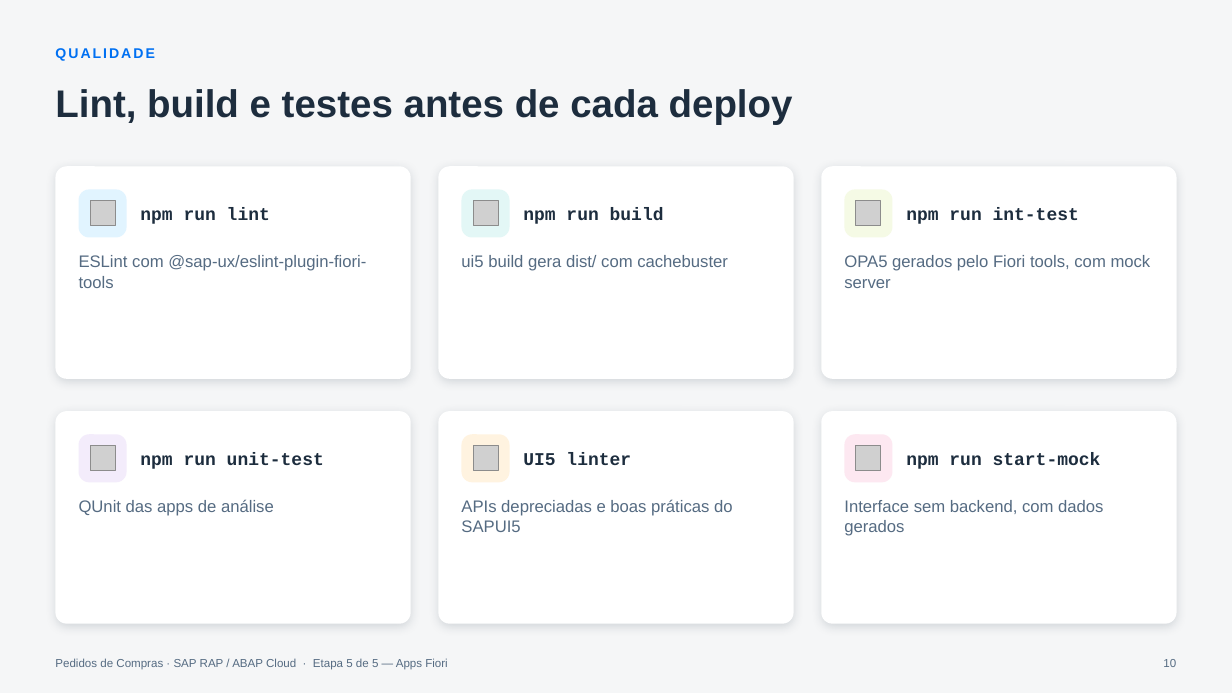
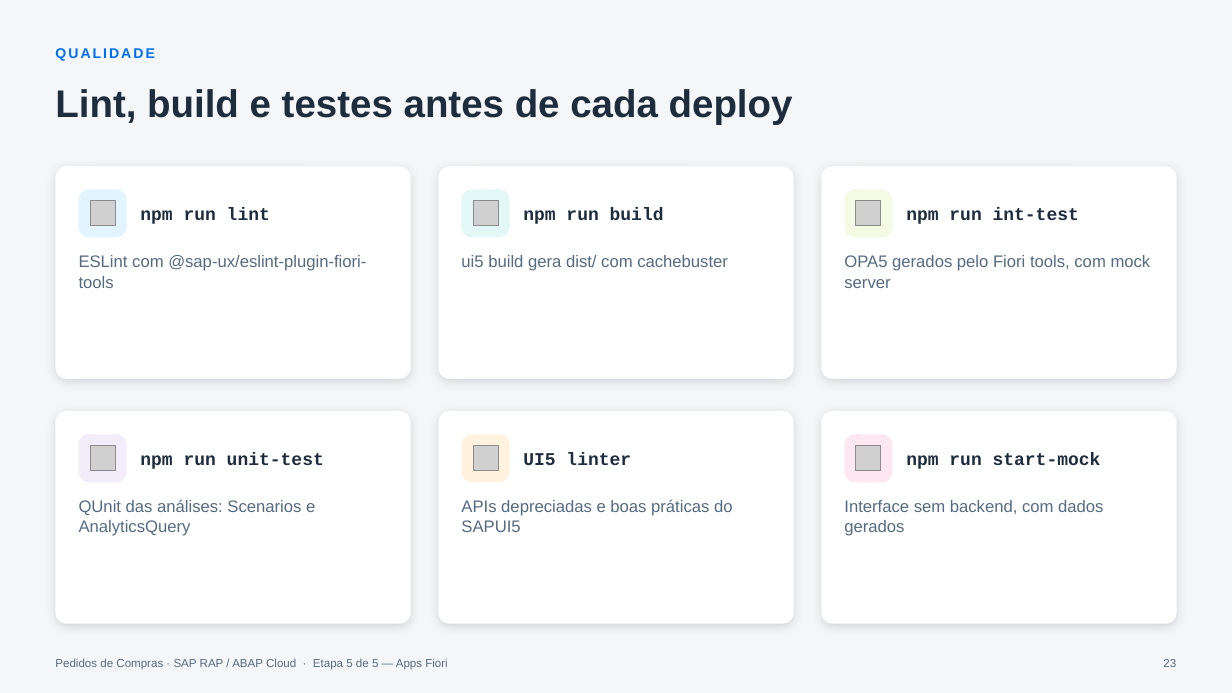
Before and after one commit to AdrianoBispo/sap-abap-rap-pedidos-de-compras-app, a slide deck: slide 23 of docs/apresentacoes/05-apps-fiori.pptx (slide 10 before the commit). Drawn at 1232x693 pixels with LibreOffice and Linux fonts; fonts in the diff are those of the drawing; grey boxes stand for pictures. Boxes give left, top, right and bottom in pixels: in the first picture for what was removed or moved away, otherwise in the second. Text is boxed around its words. In the diff, an @@ line names an element or a change of style, - is before the commit and + after.

```diff
--- a/docs/apresentacoes/05-apps-fiori.pptx
+++ b/docs/apresentacoes/05-apps-fiori.pptx
@@ text at bbox=[79, 499, 315, 536]: text changed @@
-QUnit das apps de análise
+QUnit das análises: Scenarios e AnalyticsQuery
@@ page number at bbox=[1163, 659, 1176, 667]: text changed @@
-10
+23
```
Also in this commit, not shown: 6 other slides changed, 16 slides added, 3 slides removed.
